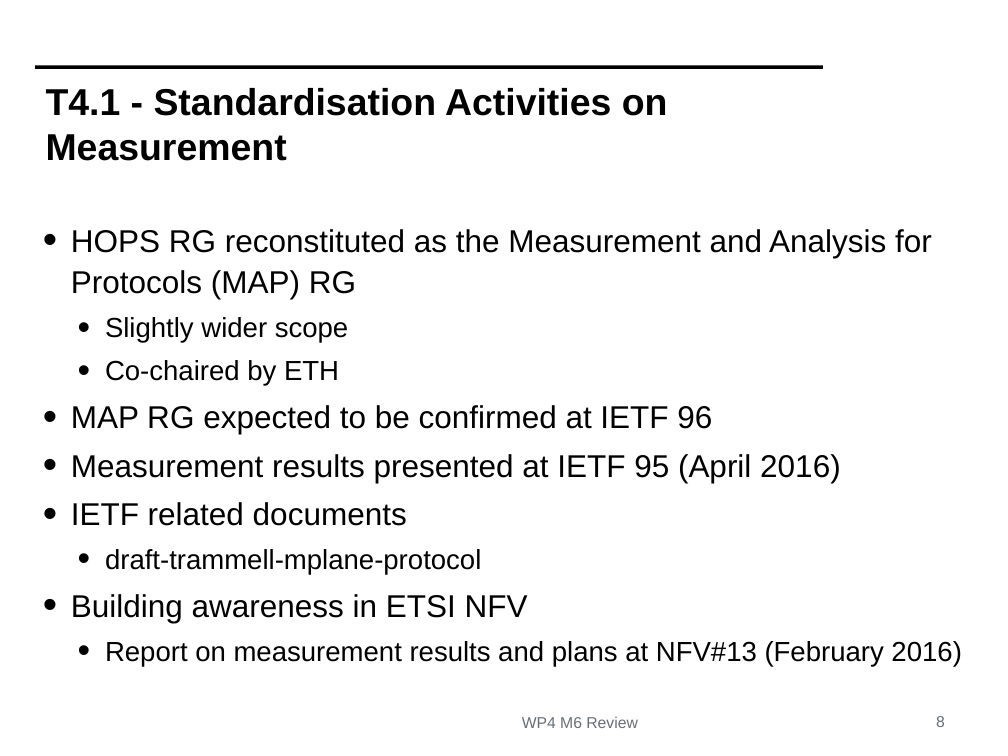
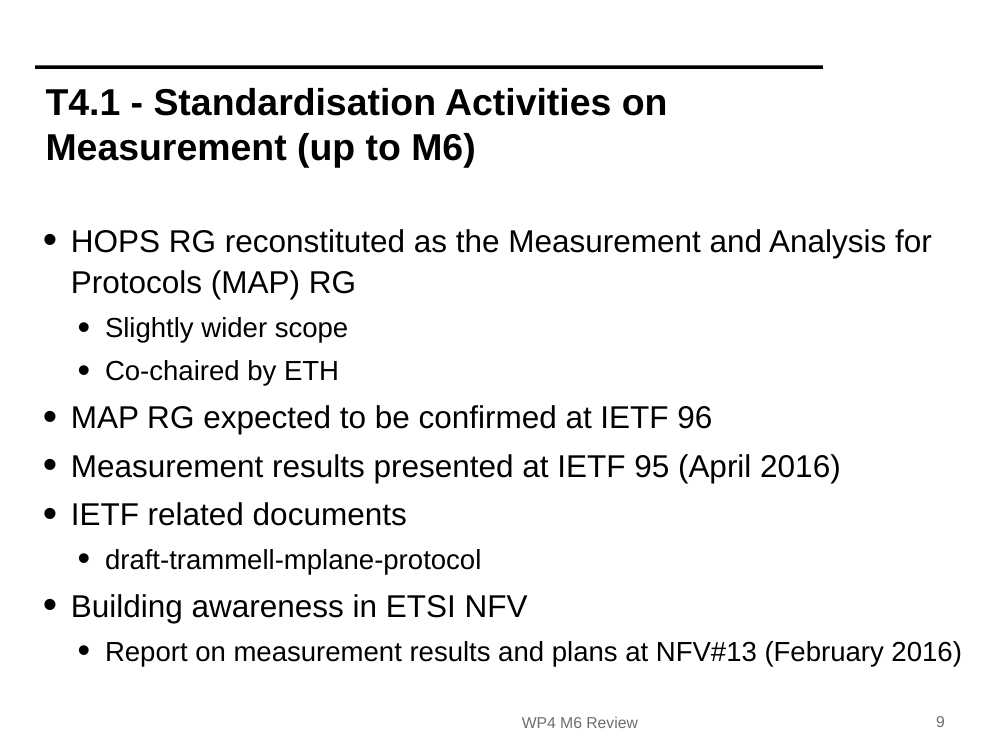
Before and after one commit to mami-project/roadshows, a slide deck: slide 9 of review1/WP4-ReviewM6.pptx (slide 8 before the commit). Drawn at 1008x756 pixels with LibreOffice and Linux fonts; fonts in the diff are those of the drawing; background and template pictures are left out. Boxes give left, top, right and bottom in pixels: in the first picture for what was removed or moved away, otherwise in the second. Text is boxed around its words. In the diff, an @@ line names an element or a change of style, - is before the commit and + after.

```diff
--- a/review1/WP4-ReviewM6.pptx
+++ b/review1/WP4-ReviewM6.pptx
@@ title at (46, 88, 668, 168): text changed @@
-T4.1 - Standardisation Activities on Measurement
+T4.1 - Standardisation Activities on Measurement (up to M6)
```
Also in this commit, not shown: 8 other slides changed, 1 slide added, 1 other file.
